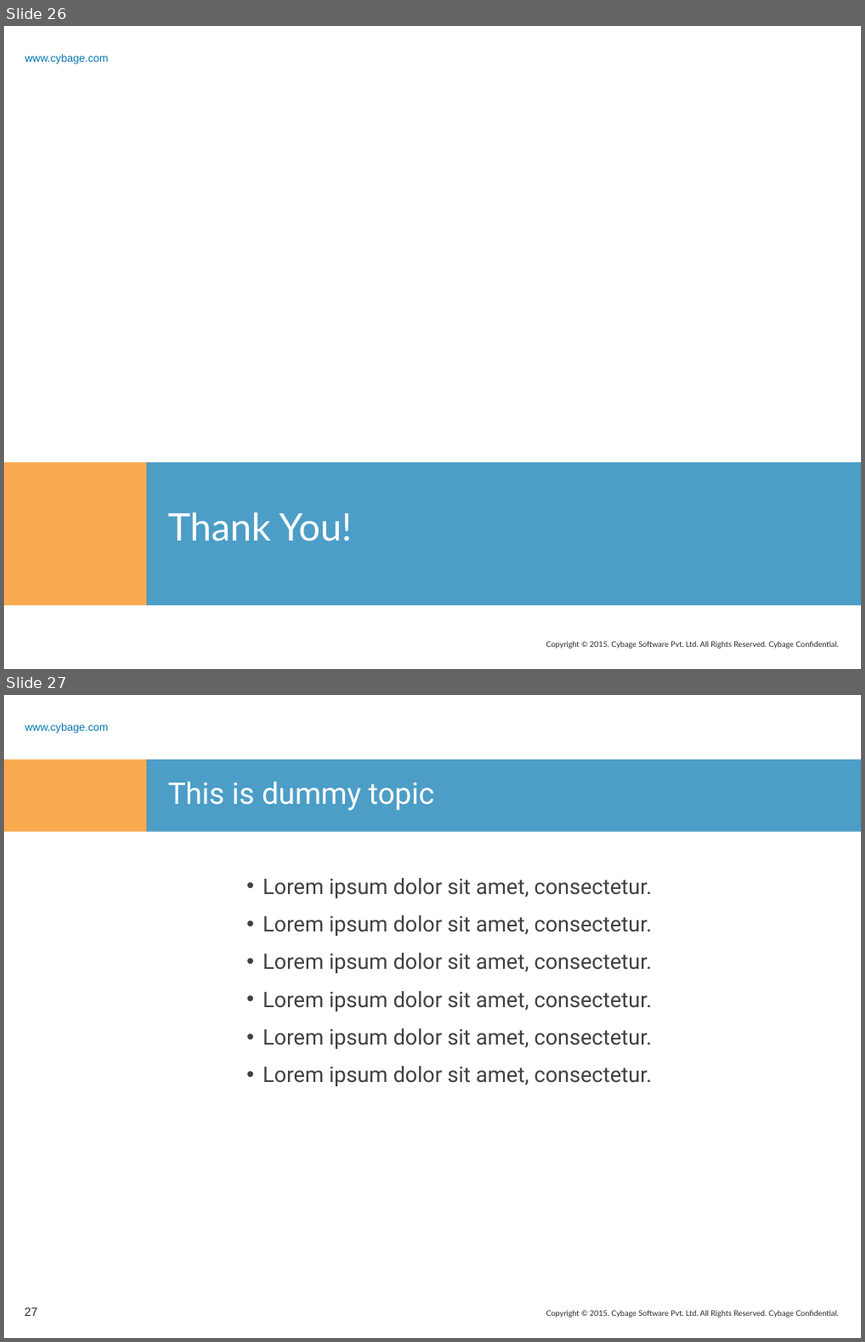
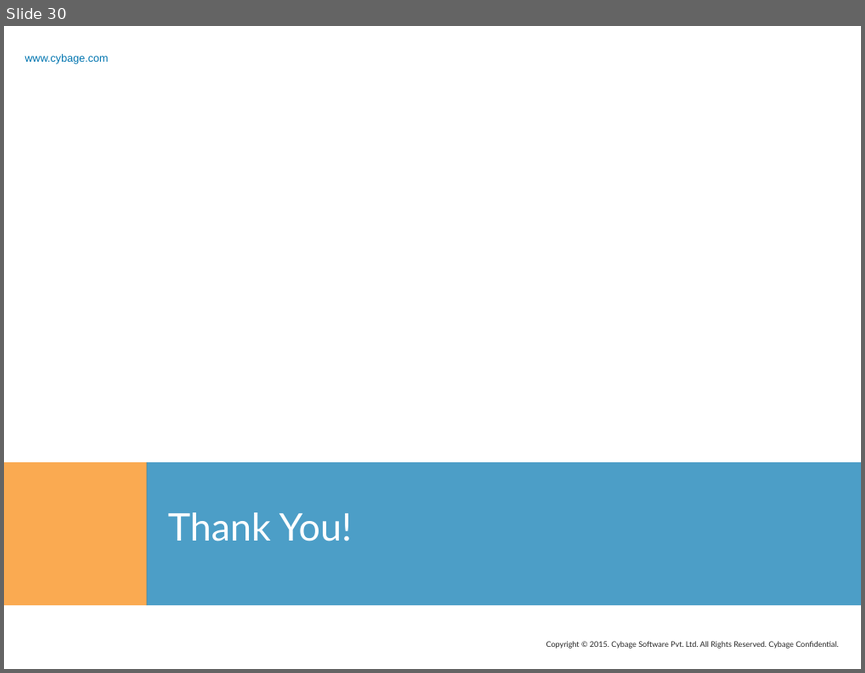
Before and after one commit to rashmitk/Documentation, a slide deck: SBT/SBT.pptx. Shown one above the other, each under a label of ours: slides 26 and 27 before the commit, slide 30 after it. The pictures are 865x1342 and 865x673 pixels, drawn with LibreOffice and Linux fonts; fonts in the diff are those of the drawing; background and template pictures are left out. Boxes give left, top, right and bottom in pixels: in the first picture for what was removed or moved away, otherwise in the second. Text is boxed around its words. In the diff, an @@ line names an element or a change of style, - is before the commit and + after.

```diff
--- a/SBT/SBT.pptx
+++ b/SBT/SBT.pptx
@@ slide 27 removed at [4,695,861,1338], background #FFFFFF; not listed: 2 template elements that a slide beside it also shows @@
@@ rectangle removed at [4,760,147,831] @@
@@ rectangle removed at [146,760,861,831] @@
@@ title removed at [168,781,434,811] @@
-This is dummy topic
@@ text removed at [262,878,652,1086] @@
-• Lorem ipsum dolor sit amet, consectetur.
-• Lorem ipsum dolor sit amet, consectetur.
-• Lorem ipsum dolor sit amet, consectetur.
-• Lorem ipsum dolor sit amet, consectetur.
-• Lorem ipsum dolor sit amet, consectetur.
-• Lorem ipsum dolor sit amet, consectetur.
@@ text removed at [24,913,226,980] @@
-Place image here
@@ page number removed at [24,1307,38,1315] @@
-27
@@ what was slide 26 is now slide 30 @@
```
Also in this commit, not shown: 1 slide changed, 4 slides added.
